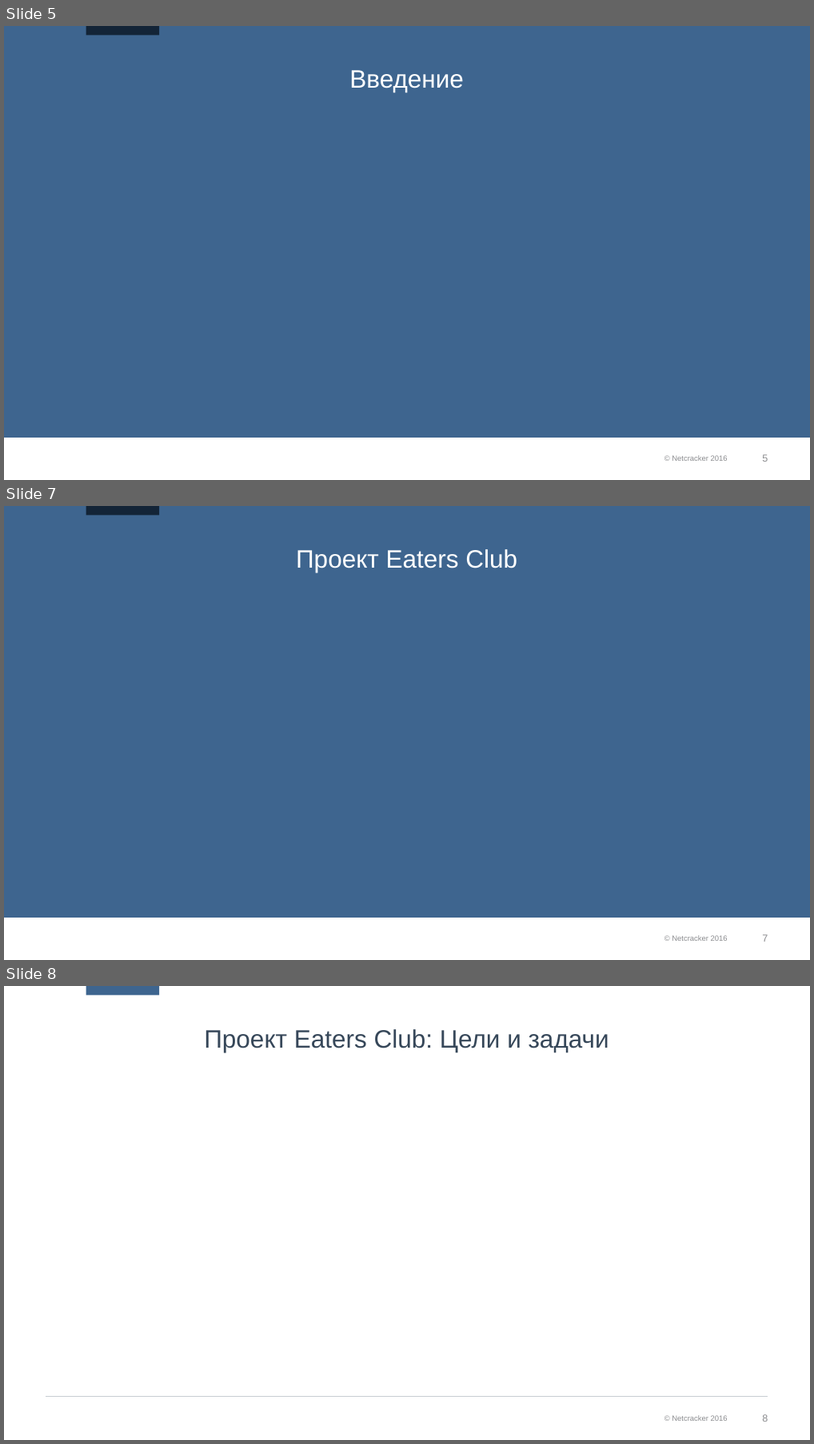
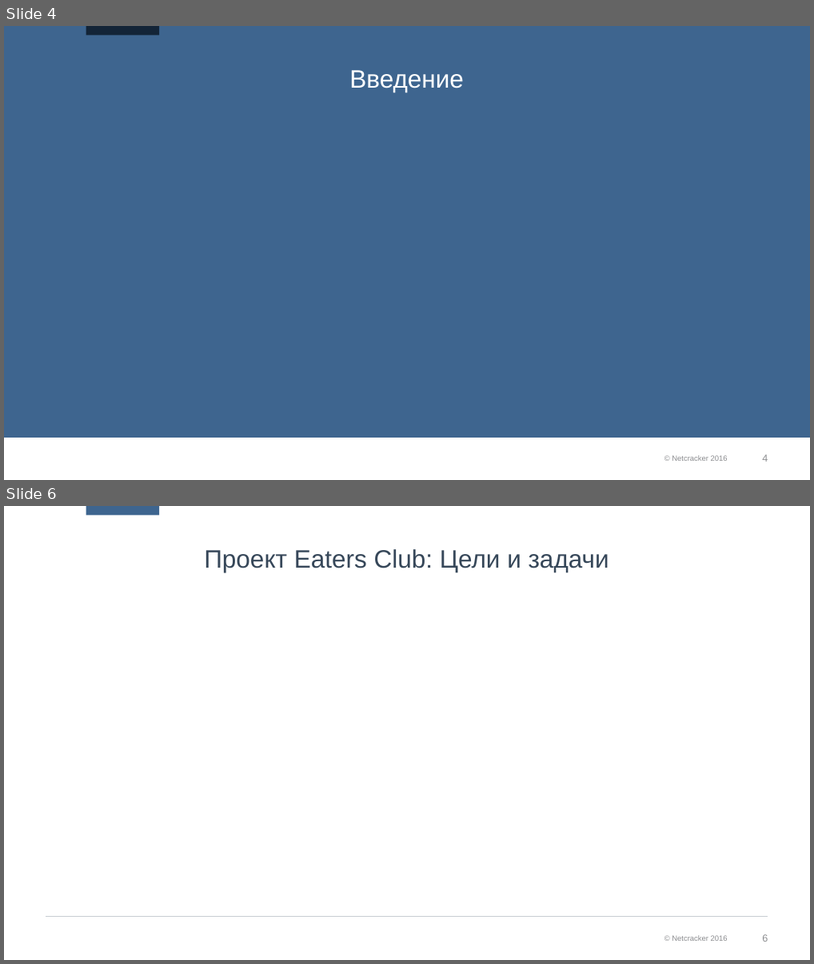
Before and after one commit to ncedu-tlt/2018-eaters-club, a slide deck: Eaters_Club_v0.1.pptx. Shown one above the other, each under a label of ours: slides 5, 7 and 8 before the commit, slides 4 and 6 after it; the slides between them are not shown. The pictures are 814x1444 and 814x964 pixels, drawn with LibreOffice and Linux fonts; fonts in the diff are those of the drawing; background and template pictures are left out. Boxes give left, top, right and bottom in pixels: in the first picture for what was removed or moved away, otherwise in the second. Text is boxed around its words. In the diff, an @@ line names an element or a change of style, - is before the commit and + after.

```diff
--- a/Eaters_Club_v0.1.pptx
+++ b/Eaters_Club_v0.1.pptx
@@ slide 7 removed at (x1=4, y1=506, x2=810, y2=960), background #FFFFFF; not listed: 4 template elements that a slide beside it also shows @@
@@ title removed at (x1=296, y1=549, x2=518, y2=572) @@
-Проект Eaters Club
@@ what was slide 5 is now slide 4 @@
@@ page number at (x1=762, y1=454, x2=768, y2=461): text changed @@
-5
+4
@@ what was slide 8 is now slide 6 @@
```
Also in this commit, not shown: 4 slides changed, 1 slide added, 4 other slides removed.
